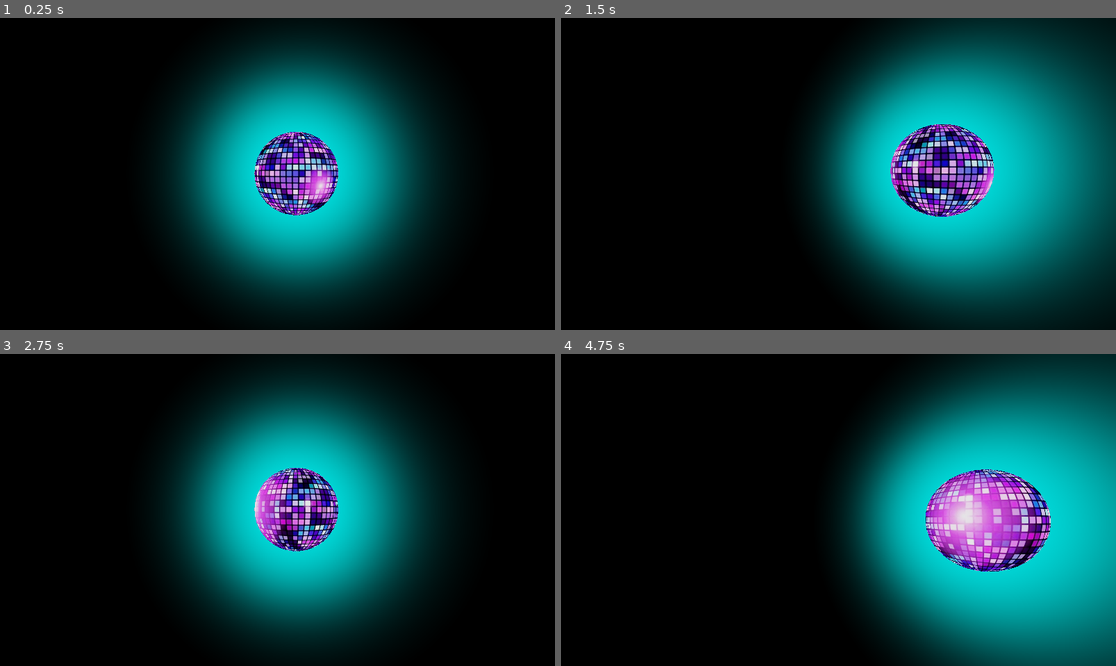
Above: before the commit, frames 1-4 (two rows, left to right).
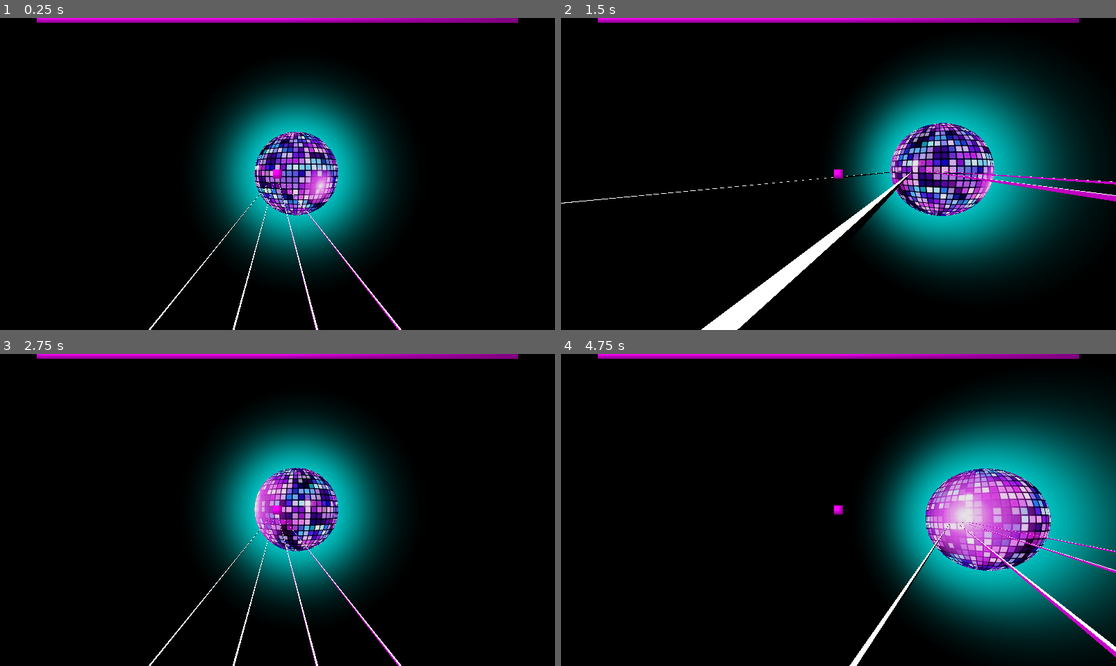
Above: after the commit, the same moments.

Repository: HOMAK13/ritm
Game: Godot game, scene res://main.tscn
Two runs of this game, one before a commit and one after it. Both use one fixed random seed, a clock stepped at 60 frames per second and the inputs below.
Inputs (mouse positions are in pixels of both pictures, inside the frame that each line leads up to):
- Up to frame 1 (0.25 s): no input
- Up to frame 2 (1.5 s): move the mouse to (866, 174) at 0.52 s; move the mouse to (810, 174) at 1.27 s
- Up to frame 3 (2.75 s): move the mouse to (288, 503) at 2.02 s
- Up to frame 4 (4.75 s): move the mouse to (832, 516) at 2.77 s; move the mouse to (877, 513) at 3.52 s; move the mouse to (794, 506) at 4.27 s

The runs differ from the first frame. In frame 1, 34% of the frame differs, in the area x 6-94%, y 0-100%; in frame 2, 48%, in the area x 0-100%, y 0-100%; in frame 3, 34%; in frame 4, 41%.
Error before the commit: Invalid access of index '3' on a base object of type: 'PackedStringArray'. (res://main.gd:53)
Error after the commit: Invalid access of index '3' on a base object of type: 'PackedStringArray'. (res://main.gd:66)

Commit message:
3 line and next position highlight

Diff:
--- /dev/null
+++ b/border.gd
@@ -0,0 +1,6 @@
+extends Node3D
+
+var Player
+
+func _process(delta: float) -> void:
+	get_child(0).position.x = Player.position.x;
--- /dev/null
+++ b/border.tscn
@@ -0,0 +1,18 @@
+[gd_scene load_steps=4 format=3 uid="uid://bjpyren1qc51r"]
+
+[ext_resource type="Script" uid="uid://cgiajg1g0c52y" path="res://border.gd" id="1_ujjr2"]
+
+[sub_resource type="StandardMaterial3D" id="StandardMaterial3D_ujjr2"]
+transparency = 1
+shading_mode = 0
+
+[sub_resource type="BoxMesh" id="BoxMesh_ojufs"]
+material = SubResource("StandardMaterial3D_ujjr2")
+
+[node name="Border" type="Node3D"]
+script = ExtResource("1_ujjr2")
+
+[node name="MeshInstance3D" type="MeshInstance3D" parent="."]
+transform = Transform3D(100, 0, 0, 0, 0.025, 0, 0, 0, 0.025, 0, 0, 0)
+gi_mode = 0
+mesh = SubResource("BoxMesh_ojufs")
--- a/main.gd
+++ b/main.gd
@@ -1,11 +1,11 @@
 extends Node3D
 
 const DEBUG_LEVEL = 3
-const DEBUG_DIFFICULTY = "normal"
+const DEBUG_DIFFICULTY = "hard"
 const DEBUG_SPEED = 5.0;
-const MIN_PLATFORM_LENGTH = 0.5;
-const DEBUG_NOOB_COEFICIENT = 0.6;
-const JUMP_TIME = .5;
+const MIN_PLATFORM_LENGTH = 0.6;
+const DEBUG_NOOB_COEFICIENT = 0.7;
+const JUMP_TIME = 0.4;
 
 var current_directory;
 var list_of_levels;
@@ -15,18 +15,31 @@
 var platform;
 var path_to_music = "";
 
+var last_platform_position = 0;
+var next_platform_position = 0
+
 
 @onready var Player = get_node("PlayerController").get_child(0);
 @onready var sky: WorldEnvironment = get_node("Sky");
 @onready var light = get_node("Light");
+@onready var borders = [get_node("Border"), get_node("Border2"), get_node("Border3"), get_node("Border4")]
+@onready var timer: Sprite2D = get_node("UI").get_child(0);
 
 func _ready():
+	timer.global_position.y = 0;
 	load_level(DEBUG_LEVEL);
+	for x in borders:
+		x.Player = Player;
+		var material = StandardMaterial3D.new();
+		material.albedo_color = Color(255, 255, 255, 0);
+		material.shading_mode = 1;
+		x.get_child(0).set_surface_override_material(0, material);
 	$MusicController.load_music(current_directory + "/" + path_to_music.erase(path_to_music.length() -1));
+	sky.environment.sky.sky_material.set("shader_parameter/rotation_speed", difficulty_to_rotation_speed(DEBUG_DIFFICULTY));
 	platform = preload("res://platform.tscn");
-	create_platform(beatmap_index)
 
 func _process(delta: float) -> void:
+	timer.scale.x = (1.0 - time / beatmap[-1]) * get_viewport().size.x;
 	if (beatmap_index < beatmap.size() - 1):
 		time += delta * 1000;
 		if (time > beatmap[beatmap_index]):
@@ -80,5 +93,38 @@
 	var duration_as_distance = time_between_platforms / 1000.0 * DEBUG_SPEED;
 	add_child(scene)
 	scene.scale.x = duration_as_distance - DEBUG_SPEED * JUMP_TIME * DEBUG_NOOB_COEFICIENT;
-	scene.position = Vector3(Player.position.x + duration_as_distance/2 + DEBUG_SPEED * JUMP_TIME * DEBUG_NOOB_COEFICIENT, 0, Player.position.z + (randf_range(-.7, .7)));
+	var c = duration_as_distance/2 + DEBUG_SPEED * JUMP_TIME * DEBUG_NOOB_COEFICIENT;
+	var a = abs(last_platform_position - next_platform_position);
+	var distance_to_next_platform = sqrt(max(c ** 2 - a ** 2, 0));
+	last_platform_position = next_platform_position;
+	scene.position = Vector3(Player.position.x + distance_to_next_platform , 0, next_platform_position);
 	scene.id = beatmap_index;
+	next_platform_position = randi_range(-1, 1);
+	highlight_next_position(next_platform_position);
+
+func highlight_next_position(next_position: int):
+	next_position += 1;
+	for x in borders:
+		var a: MeshInstance3D =  x.get_child(0)
+		var material = a.get_surface_override_material(0);
+		material.shading_mode = 0;
+		material.transparency = 1;
+		material.albedo_color = Color(255, 255, 255, 0.4);
+		a.set_surface_override_material(0, material);
+		a.material_overlay = material;
+
+	for x in range(next_position, next_position + 2):
+		var a: MeshInstance3D =  borders[x].get_child(0)
+		var material = a.get_surface_override_material(0);
+		material.shading_mode = 0;
+		material.transparency = 1;
+		material.albedo_color = Color(255, 0, 0, 0.4);
+		a.set_surface_override_material(0, material);
+		a.material_overlay = material;
+
+func difficulty_to_rotation_speed(difficulty: String):
+	if (difficulty == "easy"): return 0.4
+	if (difficulty == "normsl"): return 0.6
+	if (difficulty == "hard"): return 0.8
+	if (difficulty == "insane"): return 1
+	return 0.5
--- a/main.tscn
+++ b/main.tscn
@@ -1,10 +1,12 @@
-[gd_scene load_steps=10 format=3 uid="uid://hf51pbhurlj1"]
+[gd_scene load_steps=12 format=3 uid="uid://hf51pbhurlj1"]
 
 [ext_resource type="Script" uid="uid://b8hilakk6mlnb" path="res://main.gd" id="1_h2yge"]
 [ext_resource type="PackedScene" uid="uid://dtfsxflrf5kkd" path="res://player_controller.tscn" id="1_ig7tw"]
 [ext_resource type="Script" uid="uid://bi5o2dq73e6nf" path="res://audio_stream_player.gd" id="2_0xm2m"]
 [ext_resource type="Shader" uid="uid://dfs8pxpk4vopd" path="res://sky.gdshader" id="2_1bvp3"]
 [ext_resource type="Texture2D" uid="uid://bqfpi2ncfy36s" path="res://textures/out.png" id="3_lquwl"]
+[ext_resource type="PackedScene" uid="uid://c0vcttysmg0m3" path="res://ui.tscn" id="6_7mycd"]
+[ext_resource type="PackedScene" uid="uid://bjpyren1qc51r" path="res://border.tscn" id="7_272bh"]
 
 [sub_resource type="ShaderMaterial" id="ShaderMaterial_lquwl"]
 shader = ExtResource("2_1bvp3")
@@ -12,6 +14,7 @@
 shader_parameter/sun_color = Vector3(255, 1, 1)
 shader_parameter/ball_tex = ExtResource("3_lquwl")
 shader_parameter/disco_ball_radius = 2000.0
+shader_parameter/rotation_speed = 0.5
 
 [sub_resource type="Sky" id="Sky_7mycd"]
 sky_material = SubResource("ShaderMaterial_lquwl")
@@ -58,3 +61,17 @@
 
 [node name="PlayerController" parent="." instance=ExtResource("1_ig7tw")]
 transform = Transform3D(1, 0, 0, 0, 1, 0, 0, 0, 1, 0, 2, 0)
+
+[node name="UI" parent="." instance=ExtResource("6_7mycd")]
+
+[node name="Border" parent="." instance=ExtResource("7_272bh")]
+transform = Transform3D(1, 0, 0, 0, 1, 0, 0, 0, 1, 0, 0, -1.5)
+
+[node name="Border2" parent="." instance=ExtResource("7_272bh")]
+transform = Transform3D(1, 0, 0, 0, 1, 0, 0, 0, 1, 0, 0, -0.5)
+
+[node name="Border3" parent="." instance=ExtResource("7_272bh")]
+transform = Transform3D(1, 0, 0, 0, 1, 0, 0, 0, 1, 0, 0, 0.5)
+
+[node name="Border4" parent="." instance=ExtResource("7_272bh")]
+transform = Transform3D(1, 0, 0, 0, 1, 0, 0, 0, 1, 0, 0, 1.5)
--- a/player_controller.tscn
+++ b/player_controller.tscn
@@ -21,7 +21,7 @@
 	if event is InputEventMouseMotion:
 		head.rotate_y(-event.relative.x * SENSETIVITY)
 		camera.rotate_x(-event.relative.y * SENSETIVITY)
-		camera.global_rotation.x = clamp(camera.rotation.x, deg_to_rad(-40), deg_to_rad(60))
+		camera.rotation.x = clamp(camera.rotation.x, deg_to_rad(-40), deg_to_rad(60))
 
 func _physics_process(delta: float) -> void:
 	if not is_on_floor():
@@ -44,11 +44,6 @@
 		velocity.x = directions.x * SPEED;
 	else:
 		velocity.x = move_toward(directions.x, 0,  SPEED);
-
-	for index in range(get_slide_collision_count()):
-		var collision = get_slide_collision(index)
-		if collision.get_collider().is_in_group(\"Lava\"):
-			print(collision.get_collider().get_class())
 
 	if transform.origin.y  < -3:
 		get_tree().reload_current_scene();
--- a/sky.gdshader
+++ b/sky.gdshader
@@ -4,6 +4,7 @@
 uniform vec3 sun_color = vec3(0, 0, 0);
 uniform sampler2D ball_tex: source_color, filter_linear;
 uniform float disco_ball_radius = 1000.0;
+uniform float rotation_speed = 0.5;
 
 struct RayHit {
 	bool is_hit;
@@ -64,11 +65,11 @@
 		vec3 ball_center = sun_pos;
 		RayHit ball_hit = hit_sphere(POSITION, EYEDIR, ball_center, disco_ball_radius);
 		if (ball_hit.is_hit) {
-			vec2 uv = get_spherical_uv(ball_hit.hit_point - ball_center, TIME * 0.5);
+			vec2 uv = get_spherical_uv(ball_hit.hit_point - ball_center, TIME * rotation_speed);
 			COLOR = texture(ball_tex, uv).rgb;
 		} else {
 			float ds = dot(normalize(sun_pos - POSITION), EYEDIR);
-			COLOR += pow(vec3(pow(ds, sun_color.x), pow(ds, sun_color.y), pow(ds, sun_color.z)), vec3(13.0));
+			COLOR += pow(vec3(pow(ds, sun_color.x), pow(ds, sun_color.y), pow(ds, sun_color.z)), vec3(25.0));
 		}
 	}
 }
--- /dev/null
+++ b/ui.tscn
@@ -0,0 +1,25 @@
+[gd_scene load_steps=3 format=3 uid="uid://c0vcttysmg0m3"]
+
+[sub_resource type="PlaceholderTexture2D" id="PlaceholderTexture2D_fyqef"]
+
+[sub_resource type="PlaceholderTexture2D" id="PlaceholderTexture2D_xb563"]
+
+[node name="Control" type="Control"]
+layout_mode = 3
+anchors_preset = 8
+anchor_left = 0.5
+anchor_top = 0.5
+anchor_right = 0.5
+anchor_bottom = 0.5
+grow_horizontal = 2
+grow_vertical = 2
+
+[node name="Timer" type="Sprite2D" parent="."]
+position = Vector2(0, -304)
+scale = Vector2(1000, 20)
+texture = SubResource("PlaceholderTexture2D_fyqef")
+
+[node name="Crosshair" type="Sprite2D" parent="."]
+position = Vector2(0, -3.05176e-05)
+scale = Vector2(20, 20)
+texture = SubResource("PlaceholderTexture2D_xb563")
Not shown, added: border.gd.uid
